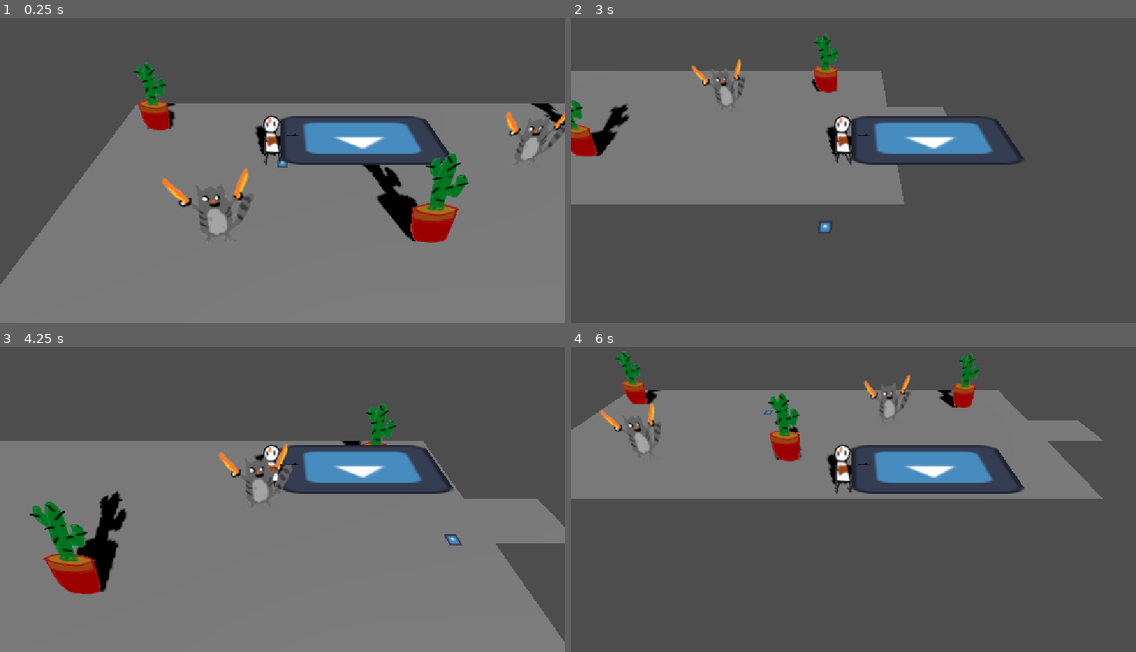
Above: before the commit, frames 1-4 (two rows, left to right).
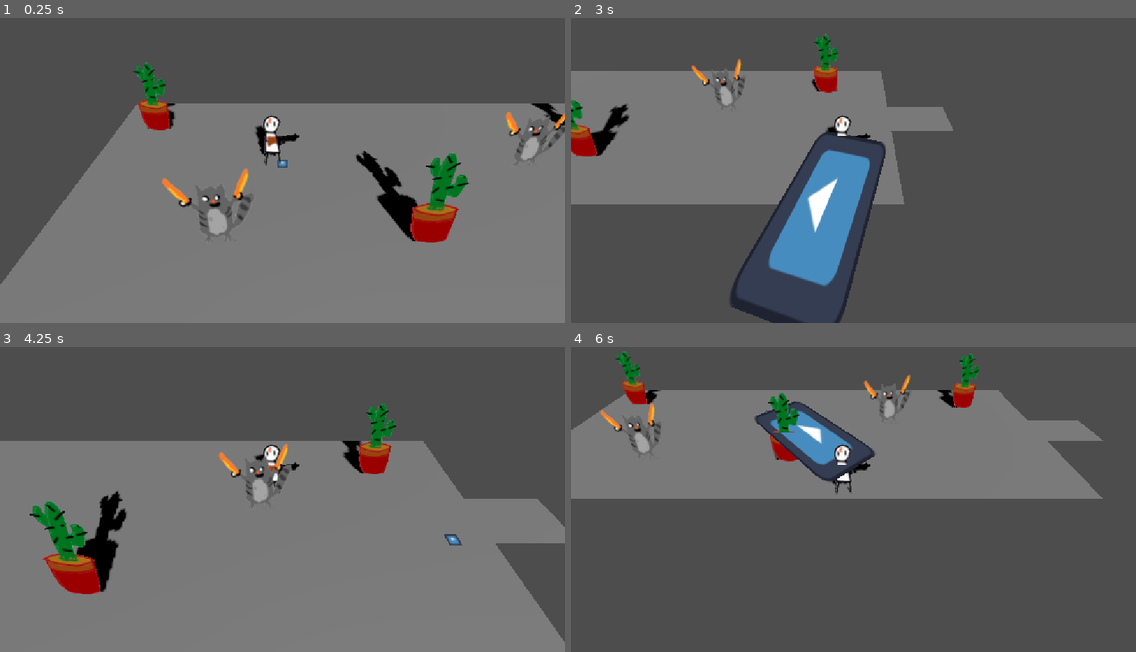
Above: after the commit, the same moments.

Repository: gmuGADIG/DEADSHOT
Game: Godot game, scene res://test_scenes/demo1/demo_a.tscn
Same seed, same stepped clock (60 frames per second), same inputs: the game is played once before the commit and once after it. This scene is started directly instead of the project's main scene. The engine's default icon, where the game draws it, is replaced by a stand-in: a white triangle on a blue panel in a dark square.
Inputs (mouse positions are in pixels of both pictures, inside the frame that each line leads up to):
- Up to frame 1 (0.25 s): no input
- Up to frame 2 (3 s): tap Enter at 0.5 s; move the mouse to (977, 149) at 0.52 s; hold D (move_right) 0.53-1.28 s; click (977, 149) at 0.6 s; move the mouse to (740, 179) at 1.27 s; hold S (move_down) 1.28-2.03 s; tap E (interact) at 1.35 s; move the mouse to (910, 94) at 2.02 s; hold D (move_right) 2.03-2.78 s; tap Space (roll) at 2.1 s; move the mouse to (825, 228) at 2.77 s; hold W (move_up) from 2.78 s (still down); right-click (825, 228) at 2.85 s
- Up to frame 3 (4.25 s): move the mouse to (452, 542) at 3.52 s; release W (move_up) at 3.53 s; hold A (move_left) from 3.53 s (still down); click (452, 542) at 3.6 s
- Up to frame 4 (6 s): move the mouse to (684, 444) at 4.27 s; tap E (interact) at 4.35 s; move the mouse to (881, 493) at 5.02 s; release A (move_left) at 5.03 s; hold S (move_down) 5.03-5.78 s; tap Space (roll) at 5.1, 5.75 s; move the mouse to (768, 414) at 5.77 s; hold D (move_right) from 5.78 s (still down); right-click (768, 414) at 5.85 s

The runs differ from the first frame. In frame 1, 4.4% of the frame differs, in the area x 49-80%, y 32-49%; in frame 2, 9.9%, in the area x 28-81%, y 32-100%; in frame 3, 4.3%; in frame 4, 6.5%.
Error before the commit: Parse Error: Cannot use simple "@export" annotation with variable without type or initializer, since type can't be inferred. (res://whip.gd:6)
Error after the commit: Invalid call. Nonexistent function 'hit' in base 'CharacterBody3D (EnemyBase)'. (res://whip.gd:61)

Commit message:
Whip moment

Diff:
--- a/whip.gd
+++ b/whip.gd
@@ -3,7 +3,7 @@
 @onready var player: Player = get_parent()
 
 @export var base_damage : int = 1
-@export var bonus_knock
+@export var bonus_knockback : float = 0.7
 @export var cooldown_time : float
 @export var min_charge_time : float
 @export var time_per_charge : float
@@ -58,6 +58,6 @@
 	if not body is EnemyBase:
 		return
 	var enemy : EnemyBase = body
-	enemy.hurt(base_damage+charge_bonus)
-
+	enemy.hit(base_damage+charge_bonus,player.aim_dir()*(1+charge_bonus*bonus_knockback))
+	enemy.stun(0.5)
 	pass # Replace with function body.
